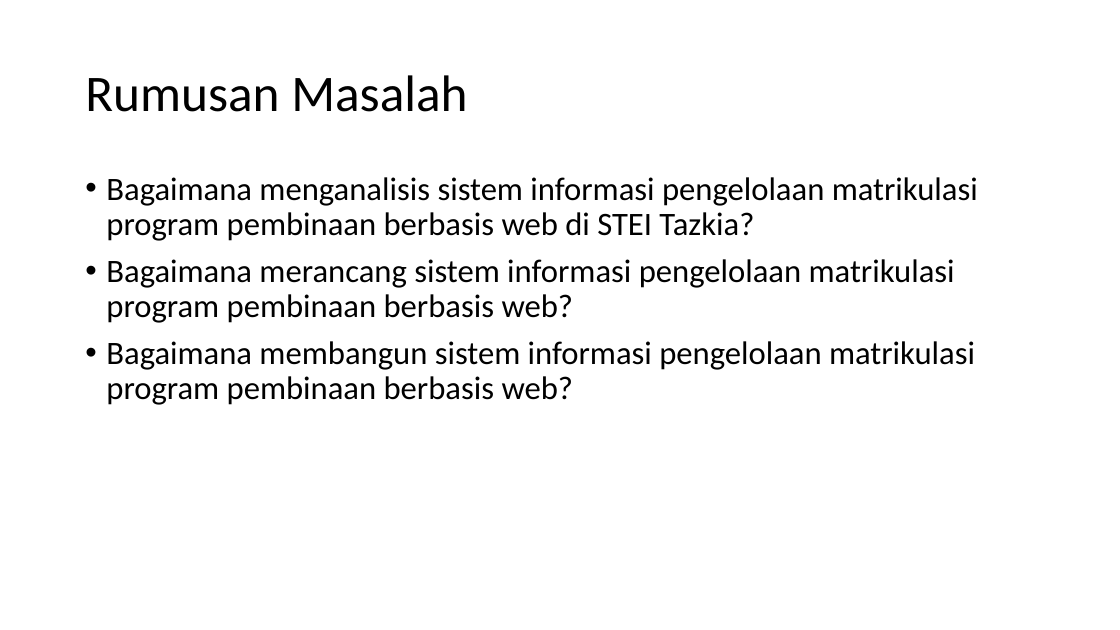
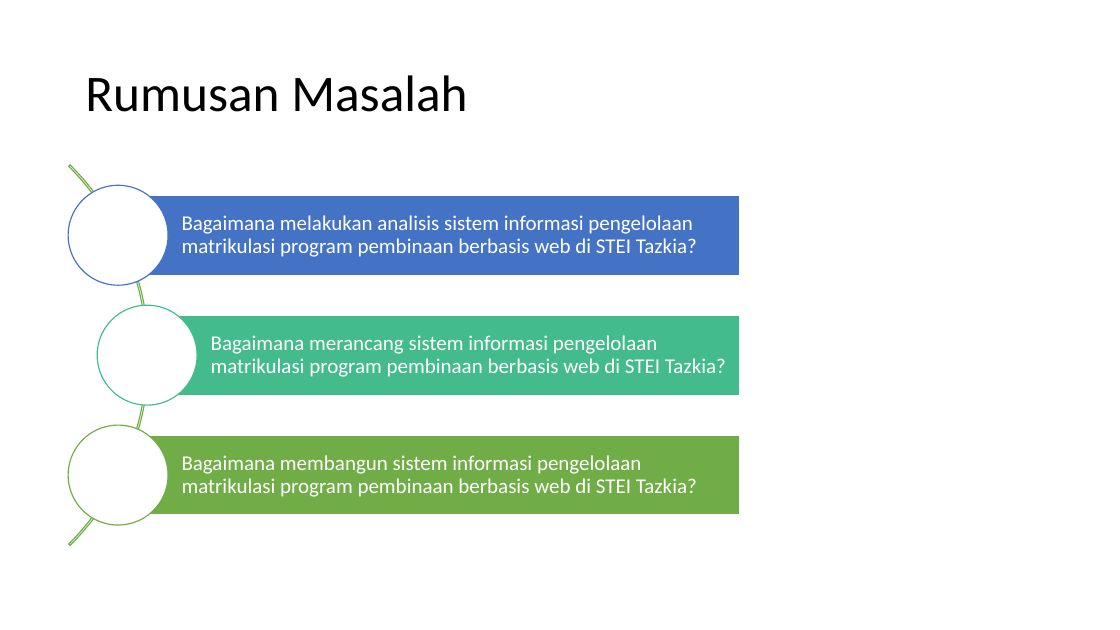
Before and after one commit to YodiYanwar/MY_SKRIPSI, a slide deck: slide 6 of Presentasi.pptx. Drawn at 1120x630 pixels with LibreOffice and Linux fonts; fonts in the diff are those of the drawing. Boxes give left, top, right and bottom in pixels: in the first picture for what was removed or moved away, otherwise in the second. Text is boxed around its words. In the diff, an @@ line names an element or a change of style, - is before the commit and + after.

```diff
--- a/Presentasi.pptx
+++ b/Presentasi.pptx
@@ text removed at (106, 177, 978, 405) @@
-• Bagaimana menganalisis sistem informasi pengelolaan matrikulasi program pembinaan berbasis web di STEI Tazkia?
-• Bagaimana merancang sistem informasi pengelolaan matrikulasi program pembinaan berbasis web?
-• Bagaimana membangun sistem informasi pengelolaan matrikulasi program pembinaan berbasis web?
@@ group added at (0, 86, 740, 624): 3 rectangles, 3 texts, 3 ellipses, 1 arch (boxed as its full ring) @@
+Bagaimana melakukan analisis sistem informasi pengelolaan matrikulasi program pembinaan berbasis web di STEI Tazkia?
+Bagaimana merancang sistem informasi pengelolaan matrikulasi program pembinaan berbasis web di STEI Tazkia?
+Bagaimana membangun sistem informasi pengelolaan matrikulasi program pembinaan berbasis web di STEI Tazkia?
```
Also in this commit, not shown: 4 other slides changed, 1 slide added, 3 slides removed, 13 other files.
